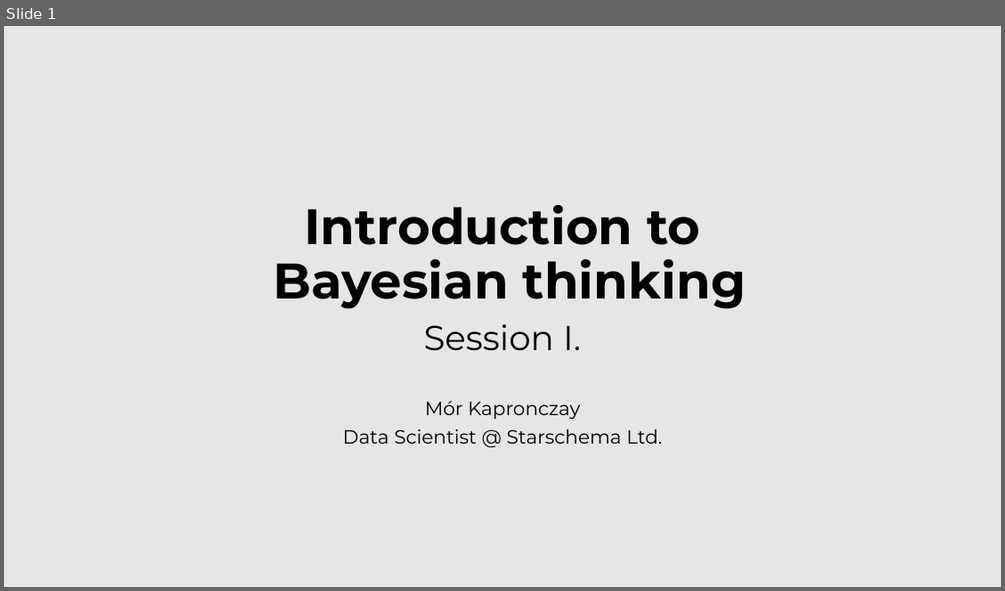
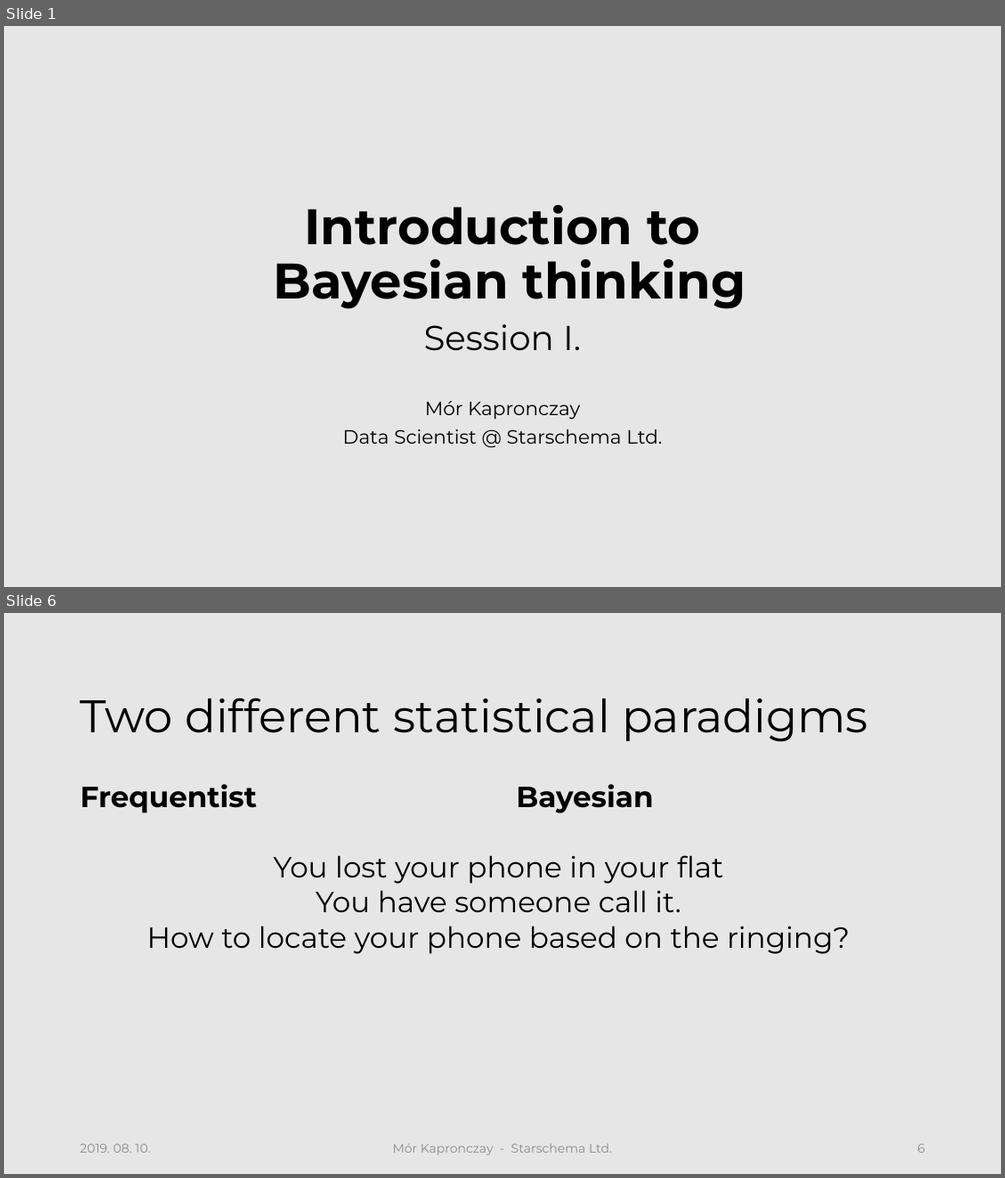
Before and after one commit to morkapronczay/cec2019, a slide deck: presentations/CEC2019-KM-Sess1.pptx. Shown one above the other, each under a label of ours: slide 1 before the commit, slides 1 and 6 after it; the slides between them are not shown. The pictures are 1005x591 and 1005x1178 pixels, drawn with LibreOffice and Linux fonts; fonts in the diff are those of the drawing; background and template pictures are left out. Boxes give left, top, right and bottom in pixels: in the first picture for what was removed or moved away, otherwise in the second. Text is boxed around its words. In the diff, an @@ line names an element or a change of style, - is before the commit and + after.

```diff
--- a/presentations/CEC2019-KM-Sess1.pptx
+++ b/presentations/CEC2019-KM-Sess1.pptx
@@ slide 6 added at (4, 613, 1001, 1174), background #E7E6E6 @@
@@ title added at (81, 698, 868, 742), 44 pt, text #000000 @@
+Two different statistical paradigms
@@ text added at (81, 784, 257, 813), 28 pt, text #000000, bold @@
+Frequentist
@@ text added at (516, 784, 653, 813), 28 pt, text #000000, bold @@
+Bayesian
@@ text added at (147, 855, 850, 954), 28 pt, text #000000 @@
+You lost your phone in your flat
+You have someone call it.
+How to locate your phone based on the ringing?
@@ text added at (80, 1143, 150, 1152), 12 pt, text #8C8C8C @@
+2019. 08. 10.
@@ text added at (393, 1143, 612, 1155), 12 pt, text #8C8C8C @@
+Mór Kapronczay - Starschema Ltd.
@@ page number added at (917, 1143, 925, 1152), 12 pt, text #8C8C8C @@
+1. 6
```
Also in this commit, not shown: 7 slides changed, 9 other slides added, 6 other files.
